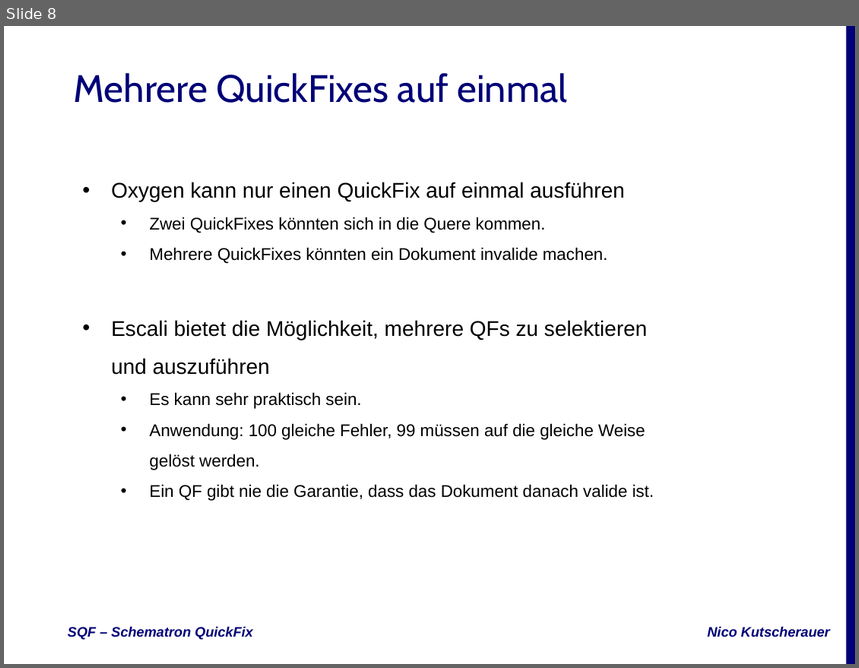
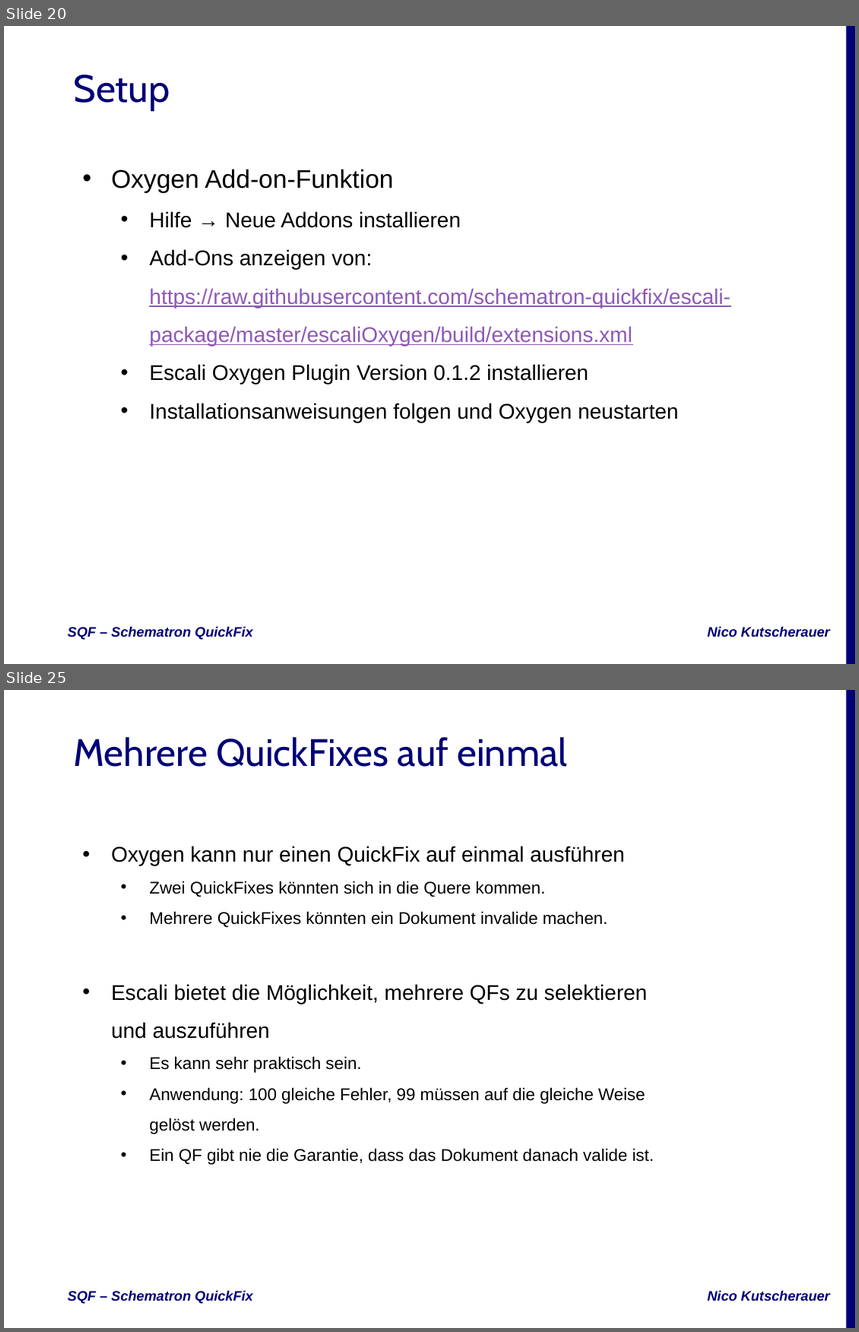
Before and after one commit to nkutsche/SchematronQuickFix-2017-11-17, a slide deck: SQF-Escali.pptx. Shown one above the other, each under a label of ours: slide 8 before the commit, slides 20 and 25 after it; the slides between them are not shown. The pictures are 859x668 and 859x1332 pixels, drawn with LibreOffice and Linux fonts; fonts in the diff are those of the drawing; background and template pictures are left out. Boxes give left, top, right and bottom in pixels: in the first picture for what was removed or moved away, otherwise in the second. Text is boxed around its words. In the diff, an @@ line names an element or a change of style, - is before the commit and + after.

```diff
--- a/SQF-Escali.pptx
+++ b/SQF-Escali.pptx
@@ slide 20 added at (4,26,855,664), background #FFFFFF; not listed: 3 template elements that a slide beside it also shows @@
@@ title added at (74,75,170,110), 36 pt, text #000077 @@
+Setup
@@ subtitle added at (111,169,731,423), 20 pt, text #000000 @@
+• Oxygen Add-on-Funktion
+  • Hilfe → Neue Addons installieren
+  • Add-Ons anzeigen von: https://raw.githubusercontent.com/schematron-quickfix/escali-package/master/escaliOxygen/build/extensions.xml
+  • Escali Oxygen Plugin Version 0.1.2 installieren
+  • Installationsanweisungen folgen und Oxygen neustarten
@@ what was slide 8 is now slide 25 @@
```
Also in this commit, not shown: 7 slides changed, 21 other slides added, 1 slide removed, 4 other files.
